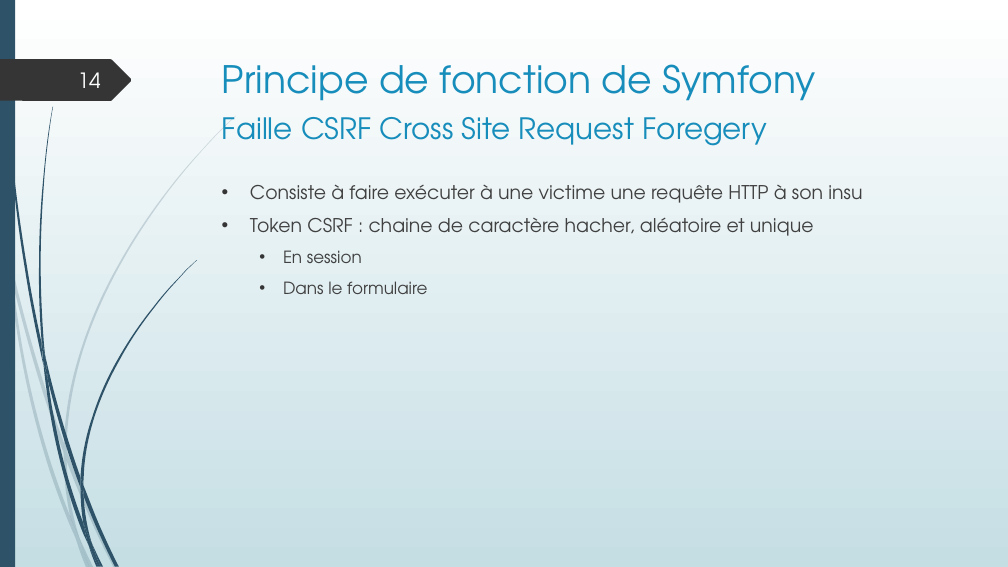
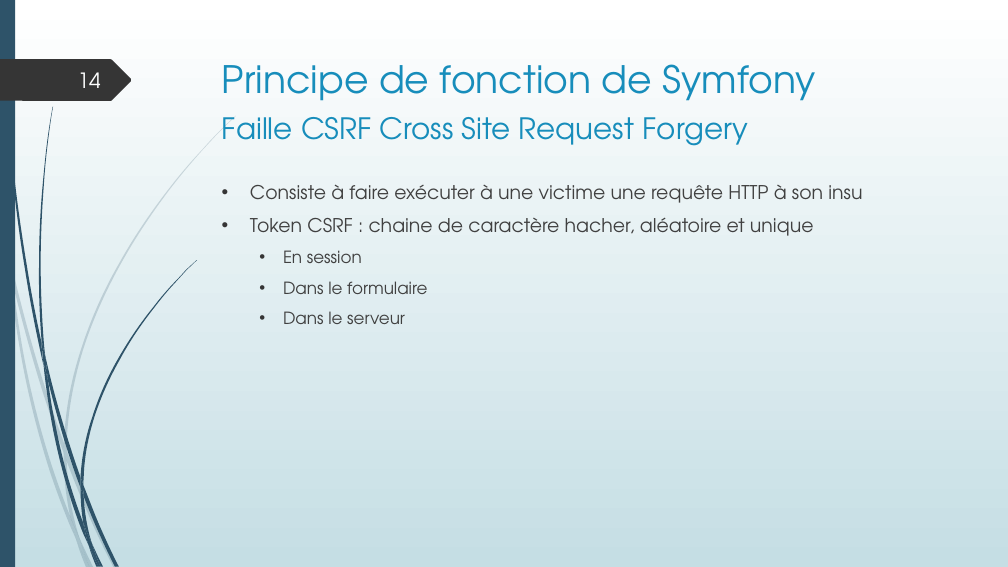
Before and after one commit to LisaF0/projet, a slide deck: slide 14 of aDoc/Projet boutique en ligne.pptx. Drawn at 1008x567 pixels with LibreOffice and Linux fonts; fonts in the diff are those of the drawing. Boxes give left, top, right and bottom in pixels: in the first picture for what was removed or moved away, otherwise in the second. Text is boxed around its words. In the diff, an @@ line names an element or a change of style, - is before the commit and + after.

```diff
--- a/aDoc/Projet boutique en ligne.pptx
+++ b/aDoc/Projet boutique en ligne.pptx
@@ title at (222, 117, 749, 146): text changed @@
-Faille CSRF Cross Site Request Foregery
+Faille CSRF Cross Site Request Forgery
@@ text at (283, 311, 405, 324): paragraph added @@
+  • Dans le serveur
```
Also in this commit, not shown: 11 other slides changed, 3 slides added, 15 other files.
